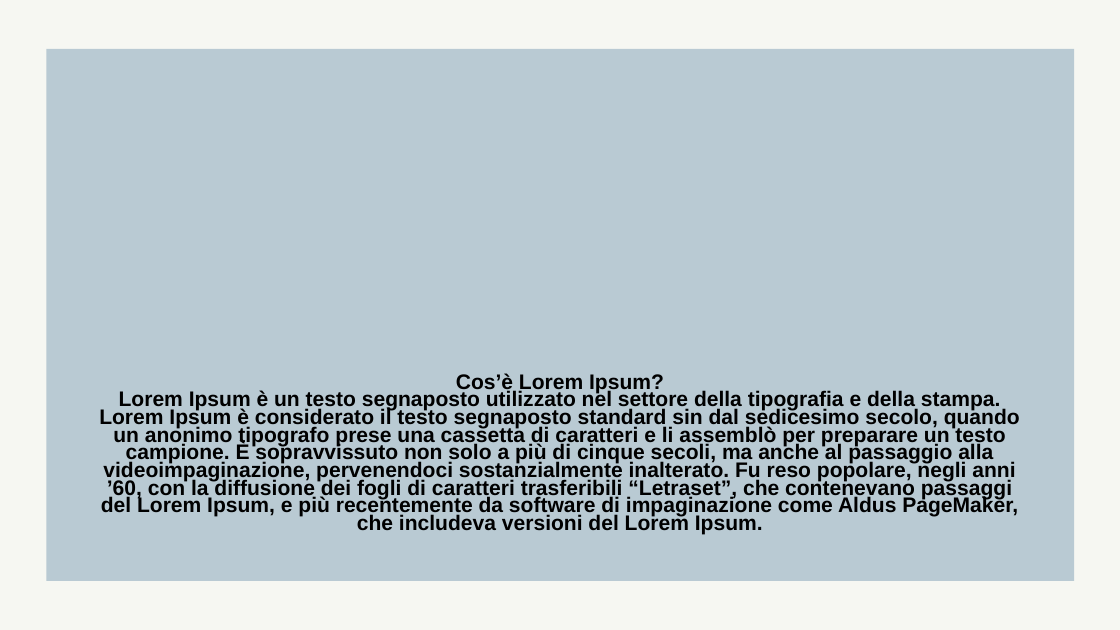
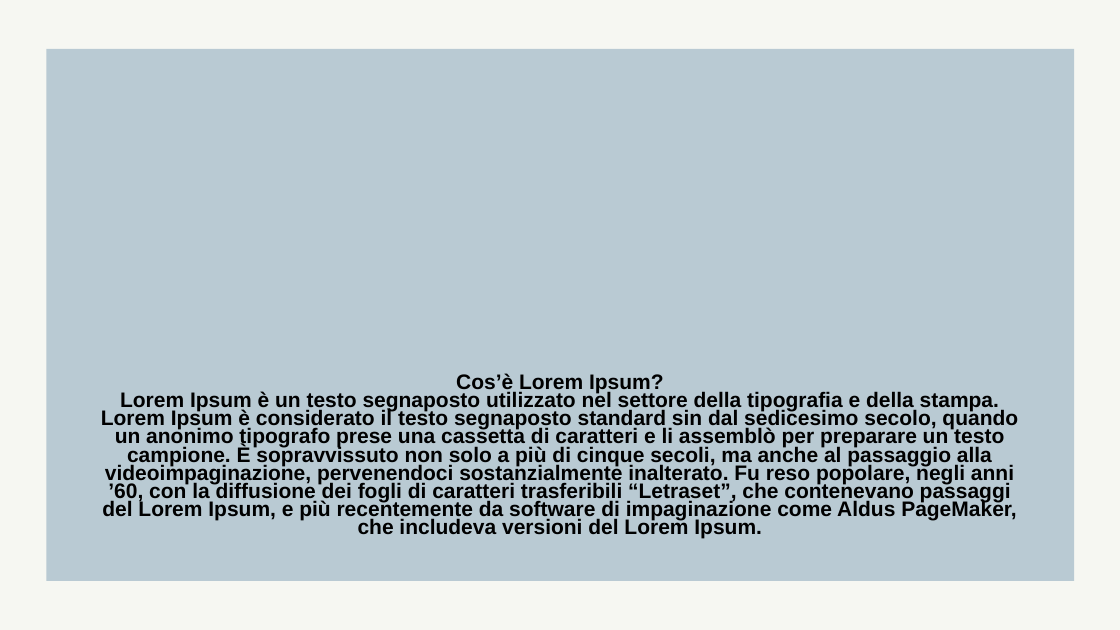
Before and after one commit to Balbone/ITFS---Design-Pattern-Exam, a slide deck: slide 3 of design_pattern_presentazione.pptx. Drawn at 1120x630 pixels with LibreOffice and Linux fonts; fonts in the diff are those of the drawing. Boxes give left, top, right and bottom in pixels: in the first picture for what was removed or moved away, otherwise in the second. Text is boxed around its words. In the diff, an @@ line names an element or a change of style, - is before the commit and + after.

```diff
--- a/design_pattern_presentazione.pptx
+++ b/design_pattern_presentazione.pptx
@@ text "Cos’è Lorem Ipsum?" at (101,373,1018,539): size 36.1 to 36 pt; line spacing 0.7 to 0.72 @@
```
Also in this commit, not shown: 2 other slides changed, 14 slides added, 2 slides removed.
